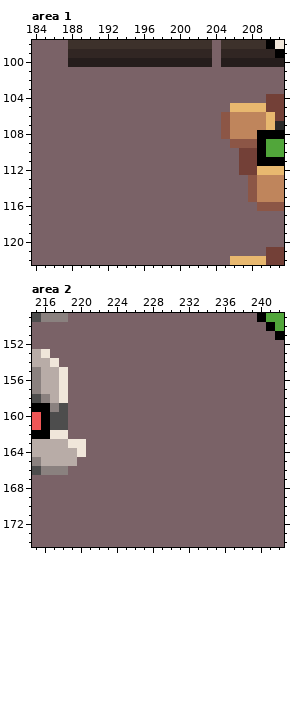
File history of a pixel-art file, Assets/AngeliA Game/Artwork/Misc/System.ase. The picture above was drawn from the file before the commit.
256x319 pixels, 1 frame. Colours within 5 levels of each other are drawn and written as one. Shown: area 1: x 184..211, y 98..122; area 2: x 215..242, y 149..174.
The same view after the edit:
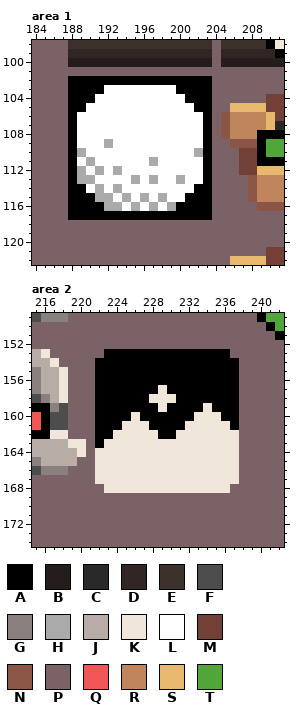
Palette (. is transparent): A #000000  B #251d1c  C #292929  D #312623  E #3d312b  F #4d4d4d  G #8a817f  H #aaaaaa  J #b8aca7  K #f0e6da  L #ffffff  M #734037  N #8c5646  P #7a6267  Q #f05656  R #bf855c  S #e8b86f  T #51a63a
Difference:
Area 1, layer "Layer 1":
Colour P becomes colour A in row 102 at x 188 to 203; in row 103 at x 188 to 191 and 200 to 203; in row 104 at x 188 to 190 and 201 to 203; in row 105 at x 188 to 189 and 202 to 203; in rows 106 to 113 at x 188 and 203; in row 114 at x 188 to 189 and 202 to 203.
Colour P becomes colour A in row 115 at x 188 to 190 and 201 to 203; in row 116 at x 188 to 191 and 200 to 203; in row 117 at x 188 to 203.
Colour P becomes colour H in row 109 at x 192; in row 110 at x 189 and 202; in row 111 at x 190 and 197; in row 112 at x 189, 191 and 193; in row 113 at x 189 to 190, 195, 197 and 200; in row 114 at x 191 and 193.
Colour P becomes colour H in row 115 at x 191 to 192, 194, 196 and 198; in row 116 at x 192 to 193, 195, 197 and 199.
Colour P becomes colour L in row 103 at x 192 to 199; in row 104 at x 191 to 200; in row 105 at x 190 to 201; in rows 106 to 108 at x 189 to 202; in row 109 at x 189 to 191 and 193 to 202; in row 110 at x 190 to 201.
Colour P becomes colour L in row 111 at x 189, 191 to 196 and 198 to 202; in row 112 at x 190, 192 and 194 to 202; in row 113 at x 191 to 194, 196, 198 to 199 and 201 to 202; in row 114 at x 190, 192 and 194 to 201; in row 115 at x 193, 195, 197 and 199 to 200; in row 116 at x 194, 196 and 198.
Area 2, layer "Layer 1":
Colour P becomes colour A in row 153 at x 223 to 236; in rows 154 to 156 at x 222 to 237; in row 157 at x 222 to 228 and 230 to 237; in row 158 at x 222 to 227 and 231 to 237; in row 159 at x 222 to 228, 230 to 233 and 235 to 237; in row 160 at x 222 to 225, 227 to 232 and 236 to 237.
Colour P becomes colour A in row 161 at x 222 to 224, 228 to 231 and 237; in row 162 at x 222 to 223 and 229 to 230; in row 163 at x 222.
Colour P becomes colour K in row 157 at x 229; in row 158 at x 228 to 230; in row 159 at x 229 and 234; in row 160 at x 226 and 233 to 235; in row 161 at x 225 to 227 and 232 to 236; in row 162 at x 224 to 228 and 231 to 237.
Colour P becomes colour K in row 163 at x 223 to 237; in rows 164 to 167 at x 222 to 237; in row 168 at x 223 to 236.
Changed places in both pictures, as pixel boxes (x1, y1, x2, y2):
changed: (68, 76, 212, 220)
changed: (95, 349, 239, 493)
